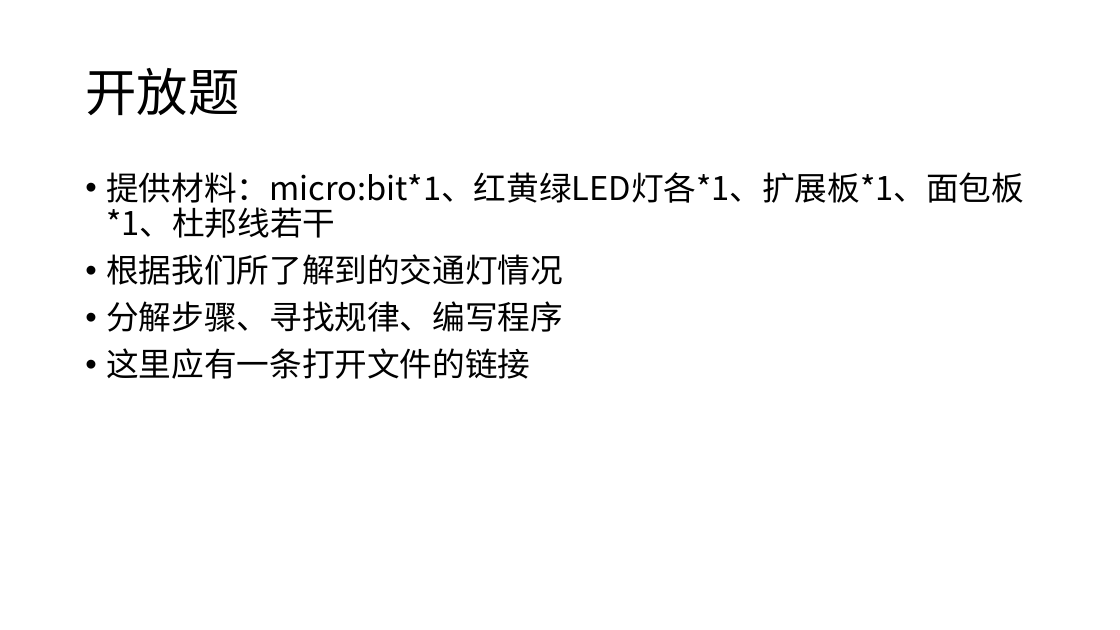
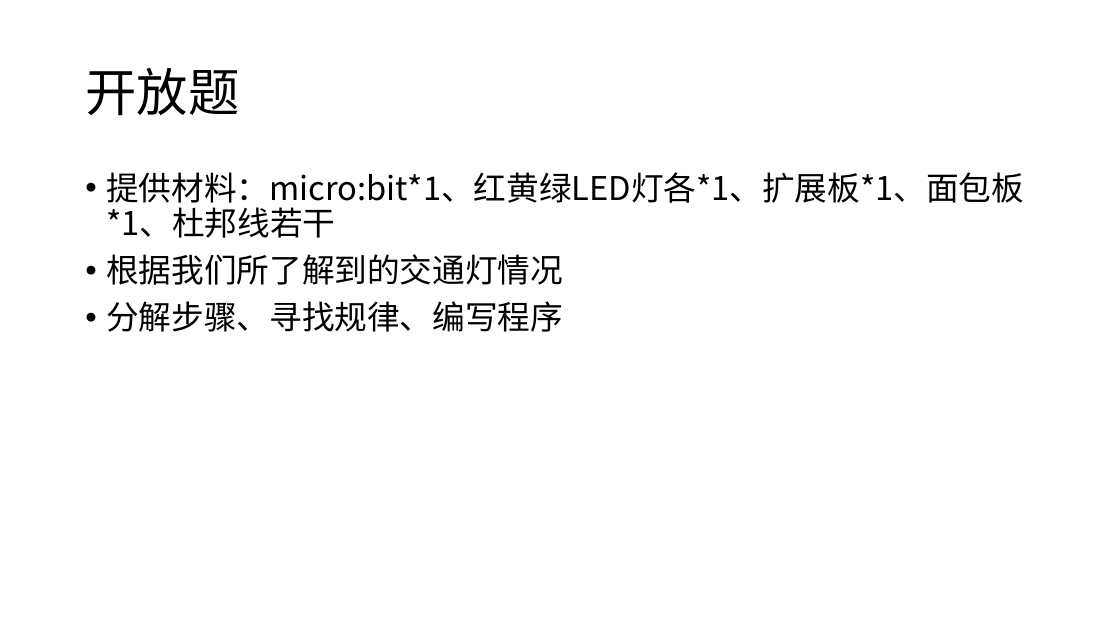
Before and after one commit to chenjiegd/microbit_Repository, a slide deck: slide 3 of micro_bit/microbit课件/4.小结.pptx. Drawn at 1120x630 pixels with LibreOffice and Linux fonts; fonts in the diff are those of the drawing. Boxes give left, top, right and bottom in pixels: in the first picture for what was removed or moved away, otherwise in the second. Text is boxed around its words. In the diff, an @@ line names an element or a change of style, - is before the commit and + after.

```diff
--- a/micro_bit/microbit课件/4.小结.pptx
+++ b/micro_bit/microbit课件/4.小结.pptx
@@ text at box(106, 348, 530, 379): paragraph removed @@
-• 这里应有一条打开文件的链接
```
Also in this commit, not shown: 2 other slides changed.
